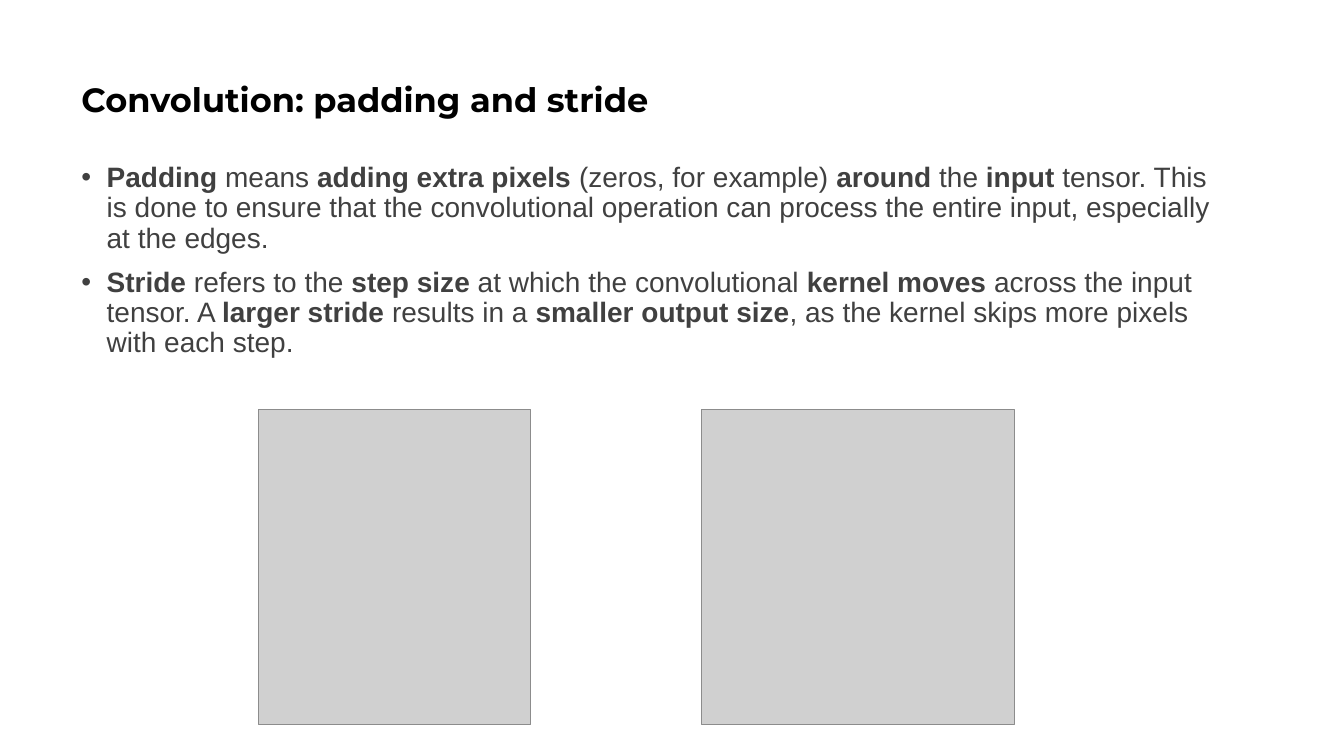
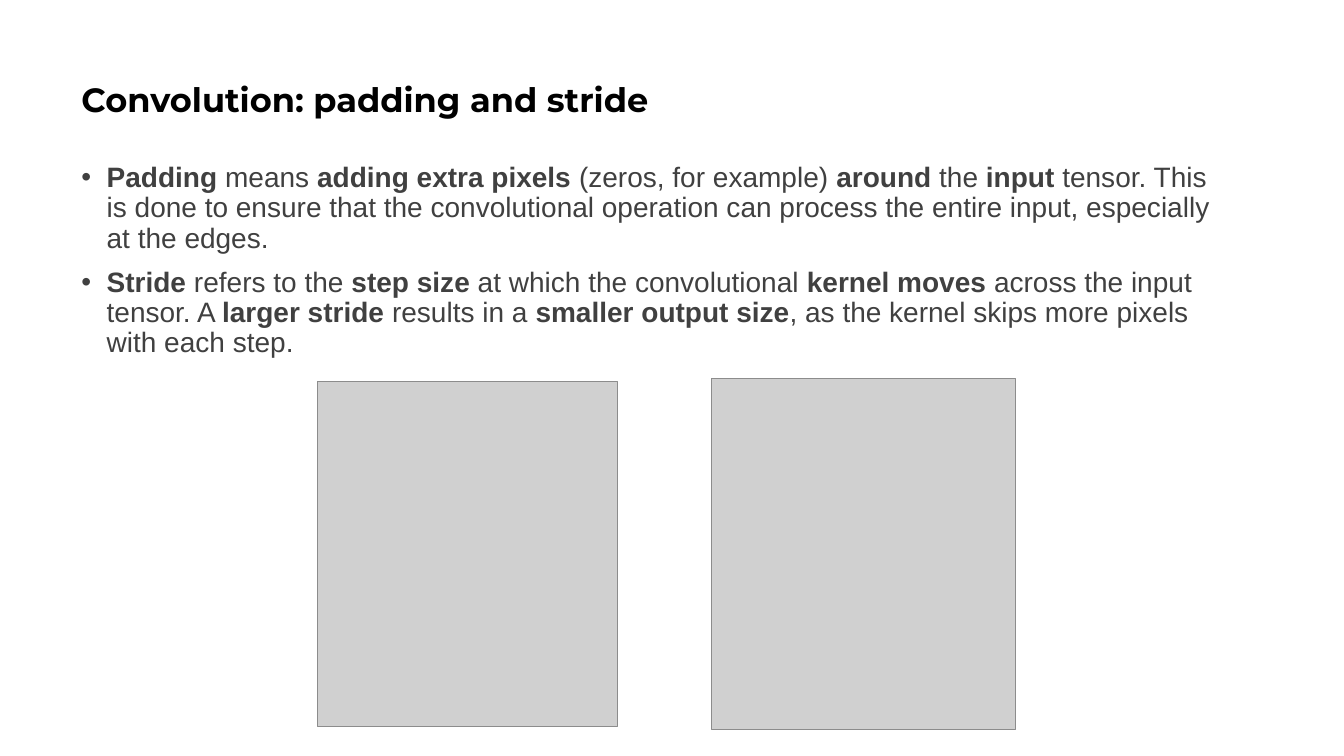
Before and after one commit to galatolofederico/cidl, a slide deck: slide 5 of Lecture 3/cnn.pptx. Drawn at 1344x756 pixels with LibreOffice and Linux fonts; fonts in the diff are those of the drawing; grey boxes stand for pictures. Boxes give left, top, right and bottom in pixels: in the first picture for what was removed or moved away, otherwise in the second. Text is boxed around its words. In the diff, an @@ line names an element or a change of style, - is before the commit and + after.

Commit message:
Lecture 3 slides update

```diff
--- a/Lecture 3/cnn.pptx
+++ b/Lecture 3/cnn.pptx
@@ picture: place and size @@
-picture at box(259, 409, 531, 725)
+picture at box(318, 381, 618, 726)
@@ picture: place and size @@
-picture at box(702, 409, 1014, 725)
+picture at box(712, 378, 1015, 729)
```
Also in this commit, not shown: 1 other slide changed, 2 other files.
